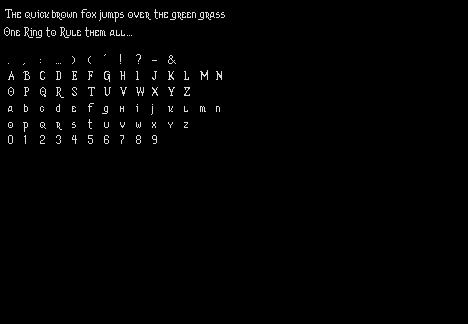
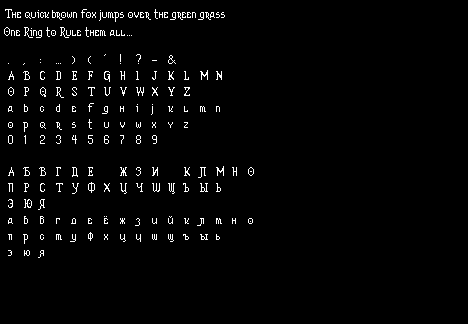
Before/after of a (468, 324) layered artwork. What changed in the layer stack:
painted on "Layer 3" over [8, 166, 254, 258]
